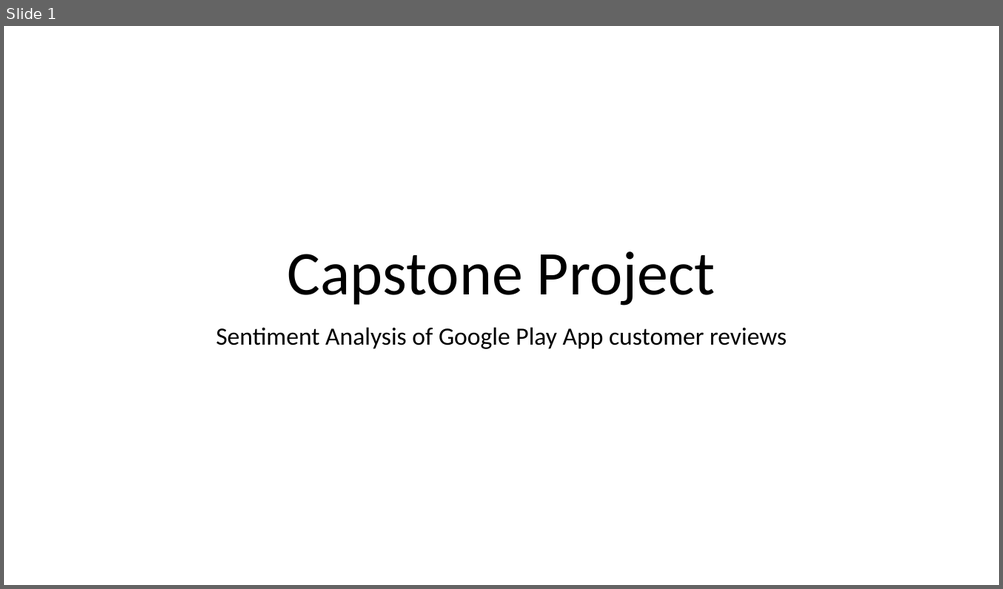
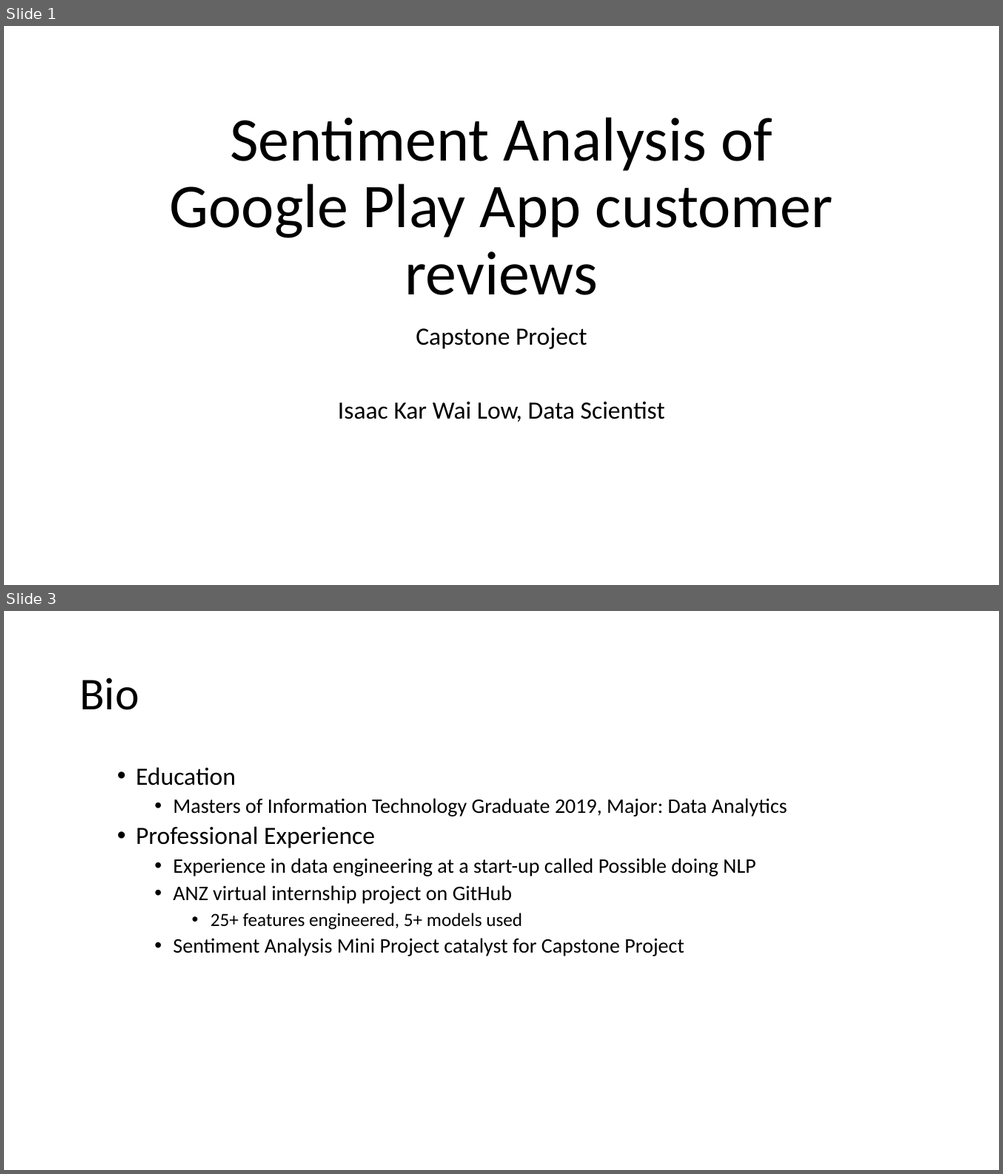
Before and after one commit to isaackarwailow/capstone-project, a slide deck: Capstone Project 2021.pptx. Shown one above the other, each under a label of ours: slide 1 before the commit, slides 1 and 3 after it; the slides between them are not shown. The pictures are 1003x589 and 1003x1174 pixels, drawn with LibreOffice and Linux fonts; fonts in the diff are those of the drawing. Boxes give left, top, right and bottom in pixels: in the first picture for what was removed or moved away, otherwise in the second. Text is boxed around its words. In the diff, an @@ line names an element or a change of style, - is before the commit and + after.

```diff
--- a/Capstone Project 2021.pptx
+++ b/Capstone Project 2021.pptx
@@ slide 3 added at (4,611,999,1170), background #FFFFFF @@
@@ title added at (79,678,139,710), 44 pt, text #000000 @@
+Bio
@@ text added at (136,767,787,957), 20 pt, text #000000 @@
+  • Education
+    • Masters of Information Technology Graduate 2019, Major: Data Analytics
+  • Professional Experience
+    • Experience in data engineering at a start-up called Possible doing NLP
+    • ANZ virtual internship project on GitHub
+      • 25+ features engineered, 5+ models used
+    • Sentiment Analysis Mini Project catalyst for Capstone Project
@@ slide 1 changed as well @@
@@ title at (170,117,833,295): text changed @@
-Capstone Project
+Sentiment Analysis of Google Play App customer reviews
@@ subtitle at (338,328,665,422): text changed @@
-Sentiment Analysis of Google Play App customer reviews
+Capstone Project
+Isaac Kar Wai Low, Data Scientist
```
Also in this commit, not shown: 5 other slides added, 1 slide removed, 2 other files.
